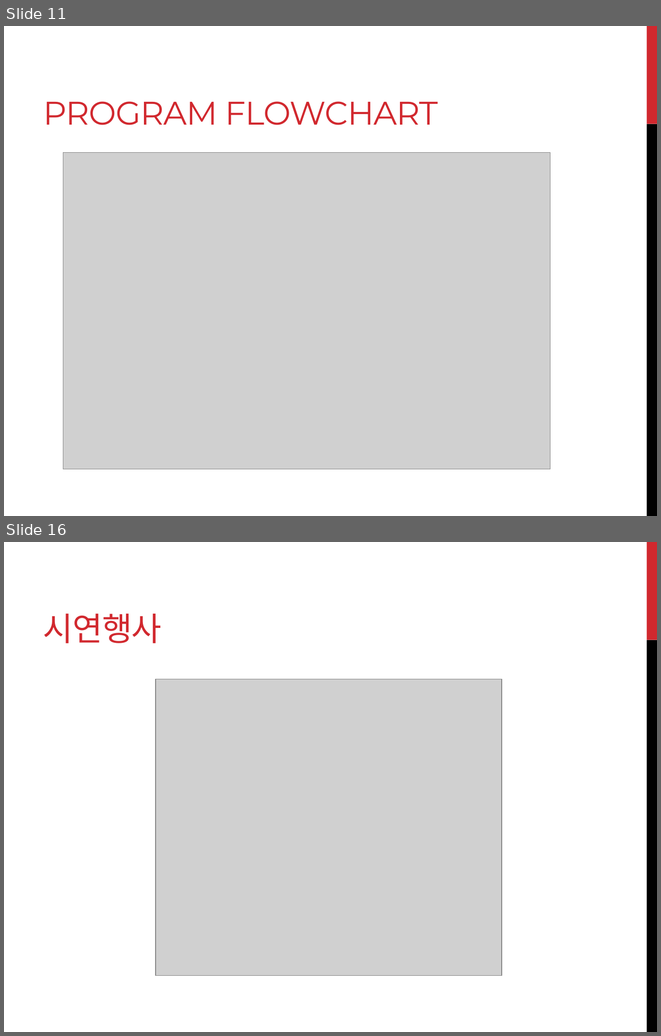
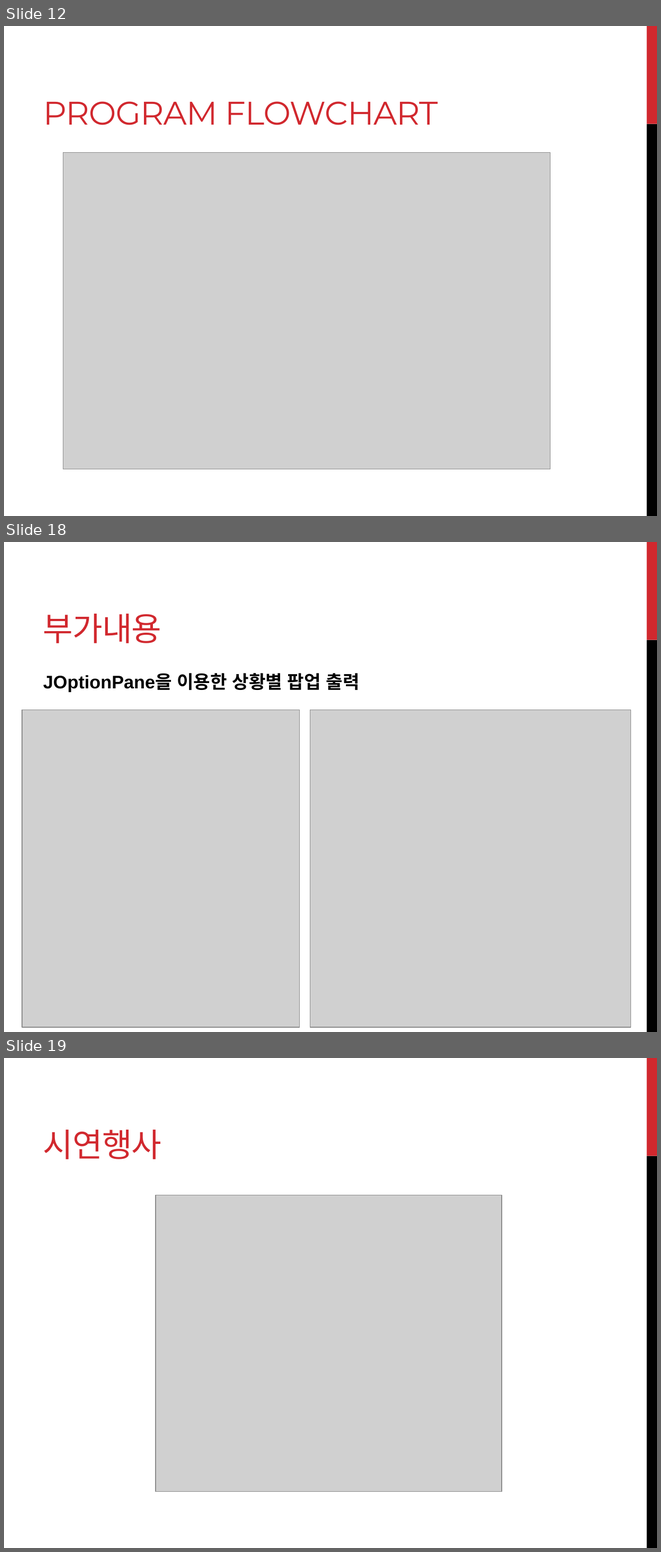
Before and after one commit to jinlee10/javaminiproj, a slide deck: Java_mini_proj_home/java_proj_PPT.pptx. Shown one above the other, each under a label of ours: slides 11 and 16 before the commit, slides 12, 18 and 19 after it; the slides between them are not shown. The pictures are 661x1036 and 661x1552 pixels, drawn with LibreOffice and Linux fonts; fonts in the diff are those of the drawing; grey boxes stand for pictures. Boxes give left, top, right and bottom in pixels: in the first picture for what was removed or moved away, otherwise in the second. Text is boxed around its words. In the diff, an @@ line names an element or a change of style, - is before the commit and + after.

```diff
--- a/Java_mini_proj_home/java_proj_PPT.pptx
+++ b/Java_mini_proj_home/java_proj_PPT.pptx
@@ slide 18 added at (4, 542, 657, 1032), background #FFFFFF; not listed: 2 template elements that a slide beside it also shows @@
@@ title added at (43, 614, 162, 643), 36 pt, text #D1282E @@
+부가내용
@@ text added at (43, 673, 360, 692), 20 pt, text #000000, bold @@
+JOptionPane을 이용한 상황별 팝업 출력
@@ picture added at (22, 710, 300, 1027) @@
@@ picture added at (310, 710, 632, 1027) @@
@@ what was slide 11 is now slide 12 @@
@@ what was slide 16 is now slide 19 @@
```
Also in this commit, not shown: 10 slides changed, 2 other slides added, 1 other file.
